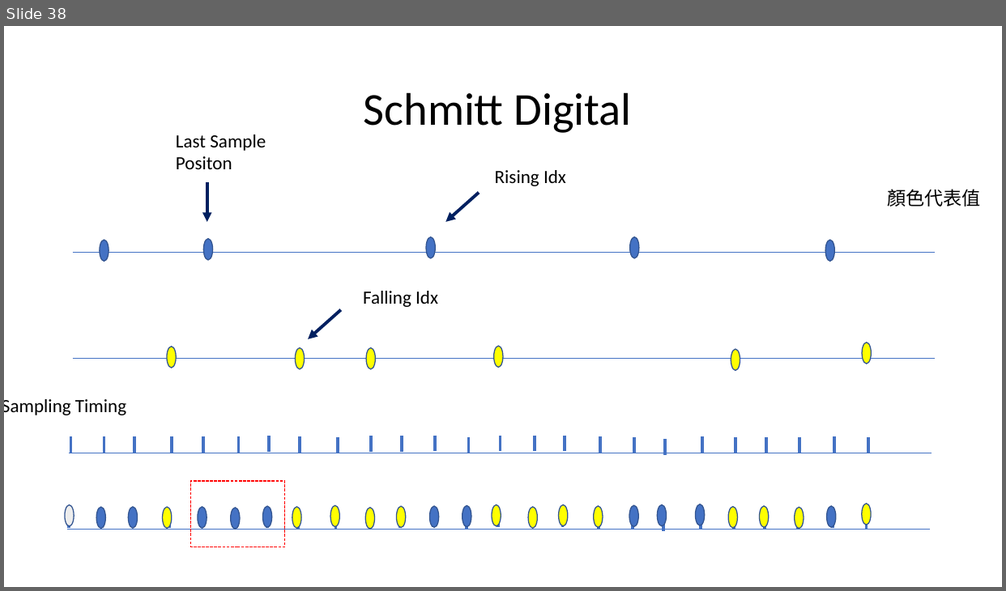
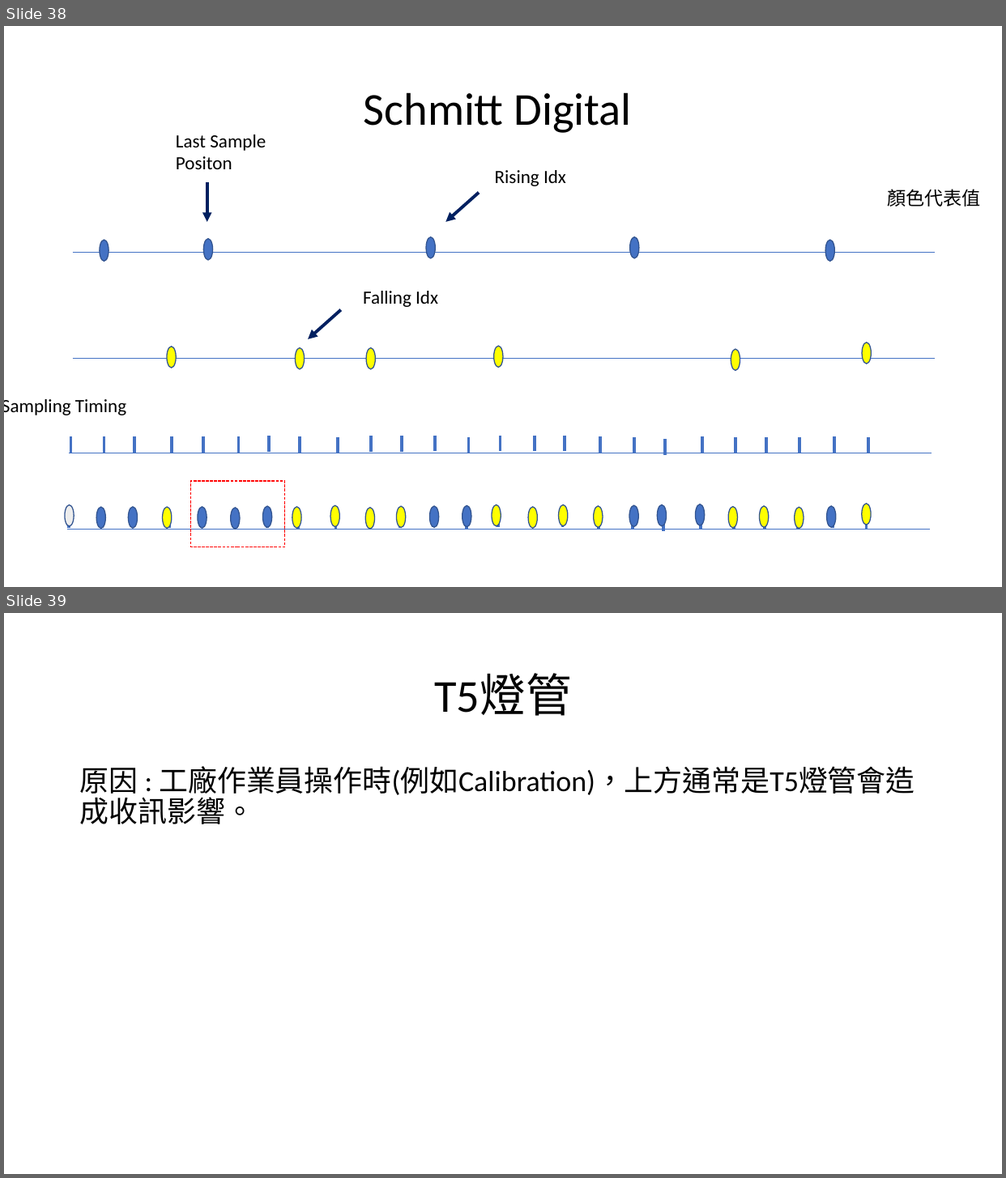
Before and after one commit to a0910281835/Summrary_PDF, a slide deck: Project_Summary_pdf/Project_Summary.pptx. Shown one above the other, each under a label of ours: slide 38 before the commit, slides 38 and 39 after it. The pictures are 1006x591 and 1006x1178 pixels, drawn with LibreOffice and Linux fonts; fonts in the diff are those of the drawing. Boxes give left, top, right and bottom in pixels: in the first picture for what was removed or moved away, otherwise in the second. Text is boxed around its words. In the diff, an @@ line names an element or a change of style, - is before the commit and + after.

```diff
--- a/Project_Summary_pdf/Project_Summary.pptx
+++ b/Project_Summary_pdf/Project_Summary.pptx
@@ slide 39 added at <box>4,613,1002,1174</box>, background #FFFFFF @@
@@ title added at <box>434,673,571,716</box>, 44 pt, text #000000 @@
+T5燈管
@@ text added at <box>80,766,914,824</box>, 28 pt, text #000000 @@
+原因 : 工廠作業員操作時(例如Calibration)，上方通常是T5燈管會造成收訊影響。
```
Also in this commit, not shown: 2 slides changed, 4 other slides added.
